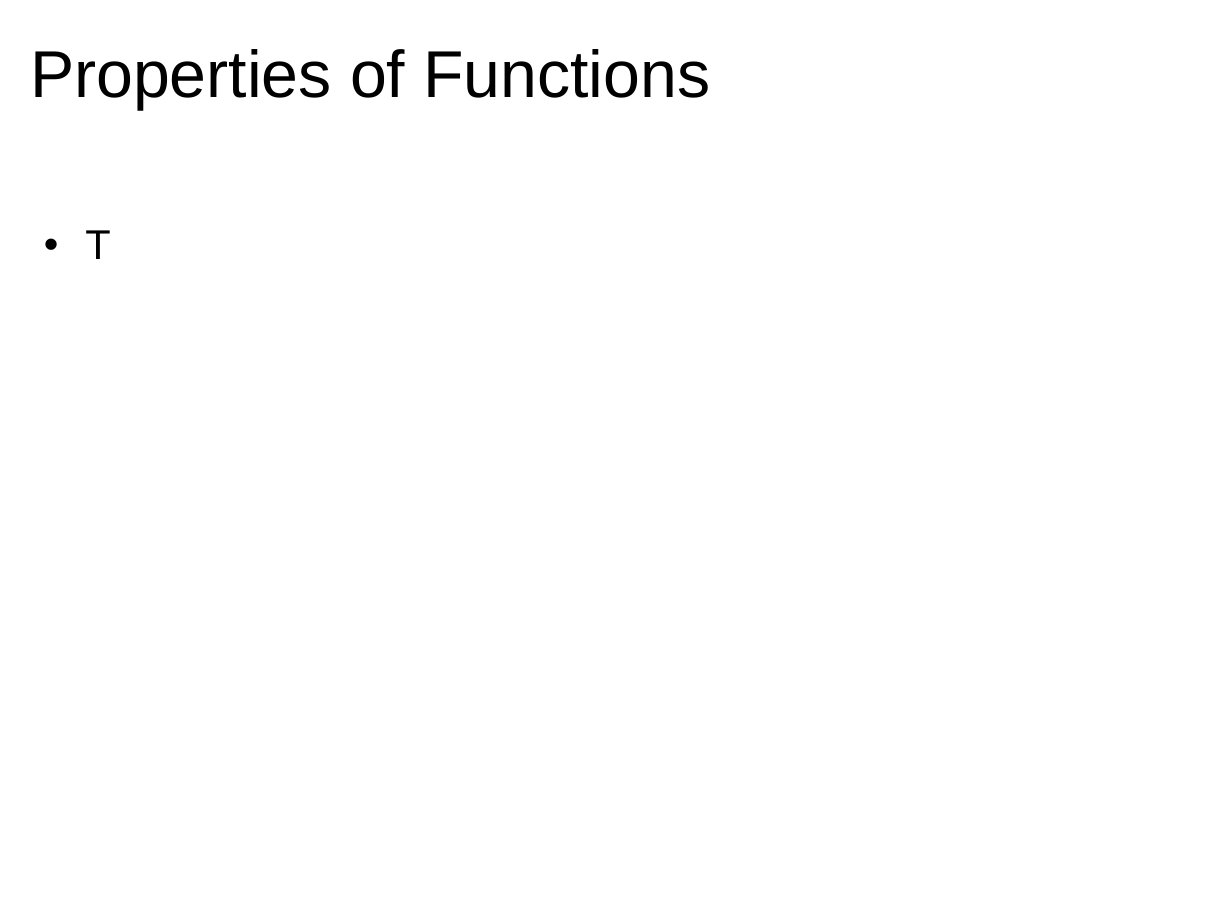
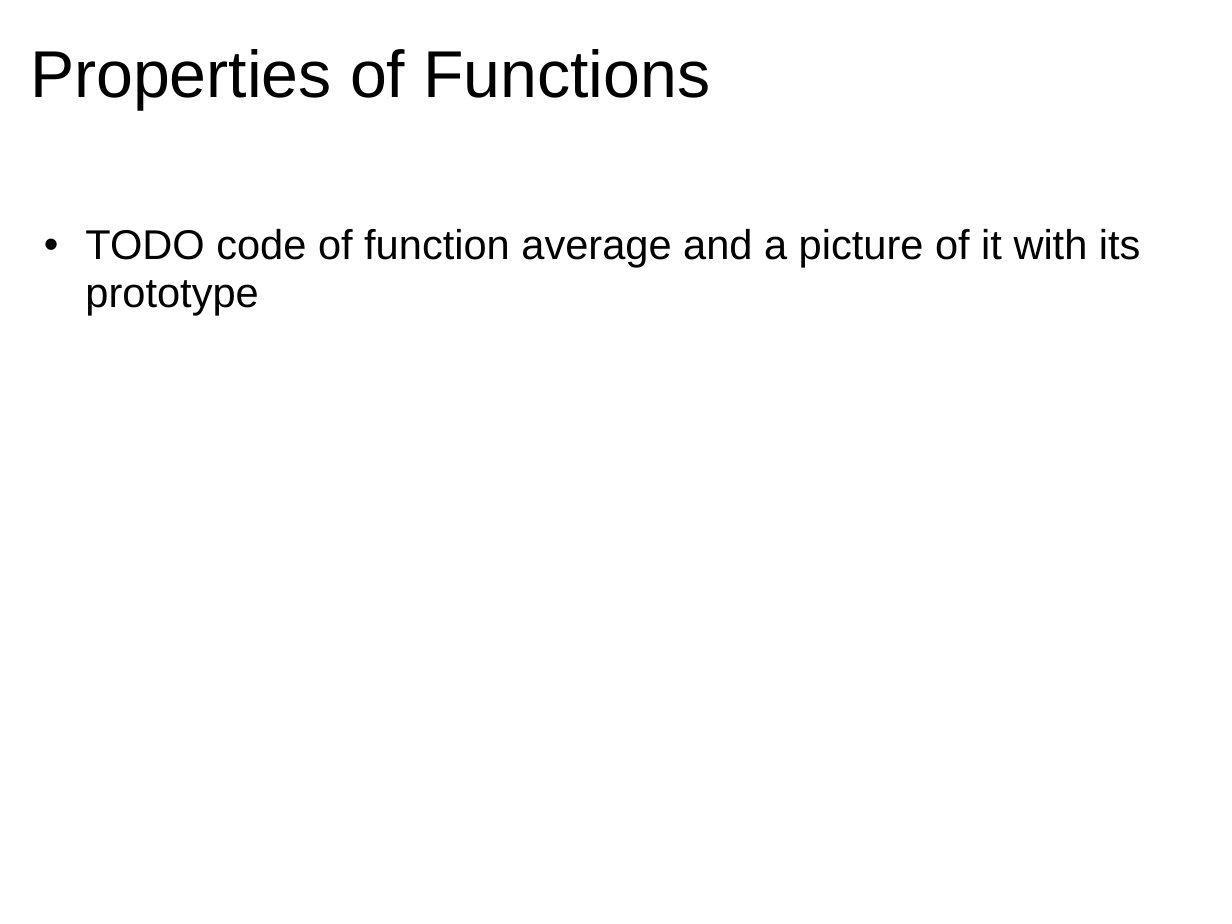
Before and after one commit to dondi/javascript-book, a slide deck: slide 32 of presentations/Chapter_5_Presentation.ppt. Drawn at 1232x924 pixels with LibreOffice and Linux fonts; fonts in the diff are those of the drawing; background and template pictures are left out. Boxes give left, top, right and bottom in pixels: in the first picture for what was removed or moved away, otherwise in the second. Text is boxed around its words. In the diff, an @@ line names an element or a change of style, - is before the commit and + after.

```diff
--- a/presentations/Chapter_5_Presentation.ppt
+++ b/presentations/Chapter_5_Presentation.ppt
@@ text at (85, 229, 1141, 314): text changed @@
-  • T
+  • TODO code of function average and a picture of it with its prototype
```
Also in this commit, not shown: 7 other slides changed.
